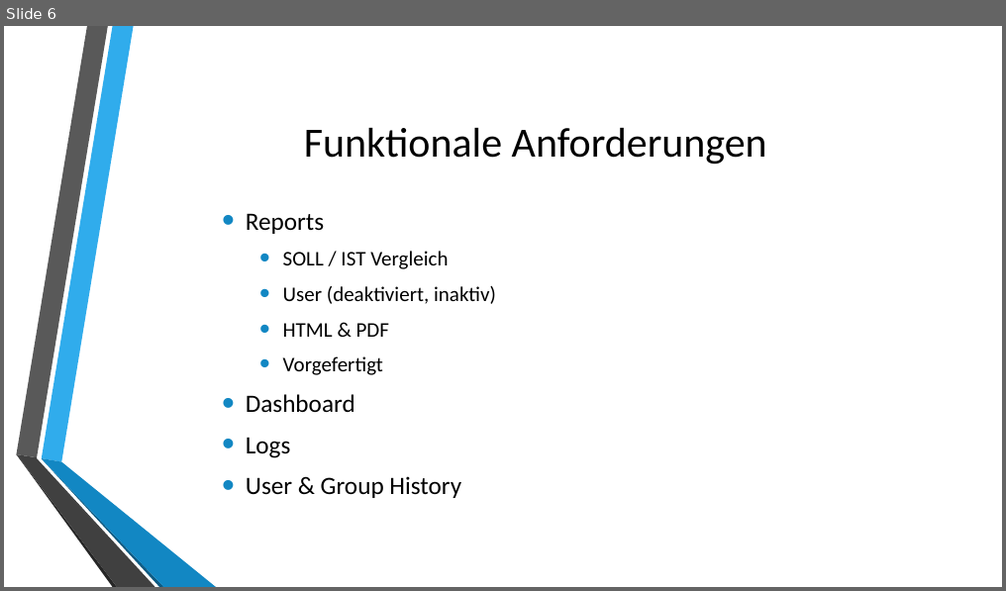
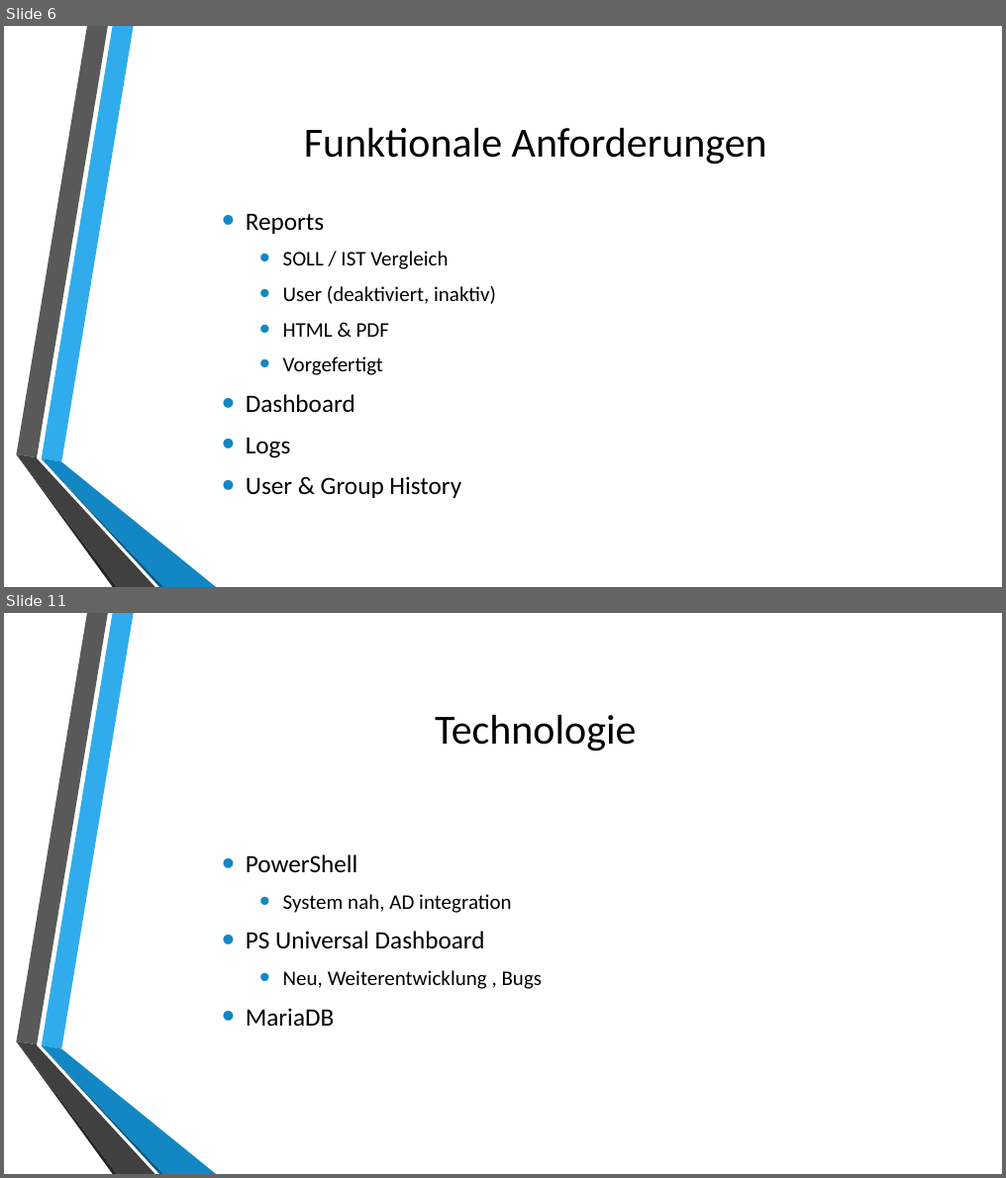
Before and after one commit to VirtSyntaxError/BTI7301-2018-WRAD, a slide deck: doc/WRAD.pptx. Shown one above the other, each under a label of ours: slide 6 before the commit, slides 6 and 11 after it; the slides between them are not shown. The pictures are 1006x591 and 1006x1178 pixels, drawn with LibreOffice and Linux fonts; fonts in the diff are those of the drawing; background and template pictures are left out. Boxes give left, top, right and bottom in pixels: in the first picture for what was removed or moved away, otherwise in the second. Text is boxed around its words. In the diff, an @@ line names an element or a change of style, - is before the commit and + after.

```diff
--- a/doc/WRAD.pptx
+++ b/doc/WRAD.pptx
@@ slide 11 added at (x1=4, y1=613, x2=1002, y2=1174), background picture (left out); not listed: 6 template elements that a slide beside it also shows @@
@@ title added at (x1=435, y1=715, x2=636, y2=752), 40 pt, text #000000 @@
+Technologie
@@ text added at (x1=246, y1=855, x2=543, y2=1027), 20 pt, text #000000 @@
+• PowerShell
+  • System nah, AD integration
+• PS Universal Dashboard
+  • Neu, Weiterentwicklung , Bugs
+• MariaDB
```
Also in this commit, not shown: 2 slides changed, 3 other slides added, 1 slide removed, 2 other files.
